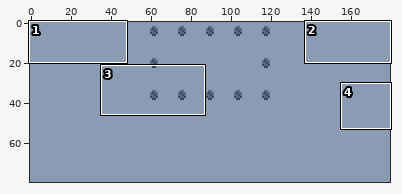
Sprite sheet, stored at assets/ui/buttons-bg.png. Above: a wide view before the commit, with the close-up outlined.
Close-up. The starting point:
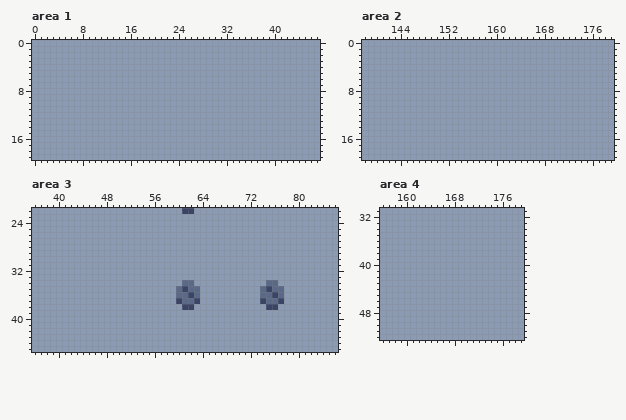
The file is 180x80 pixels. Shown: area 1: x 0..47, y 0..19; area 2: x 138..179, y 0..19; area 3: x 36..86, y 22..45; area 4: x 156..179, y 31..52. The commit also changed other parts of the picture, which this record leaves out.
And afterwards:
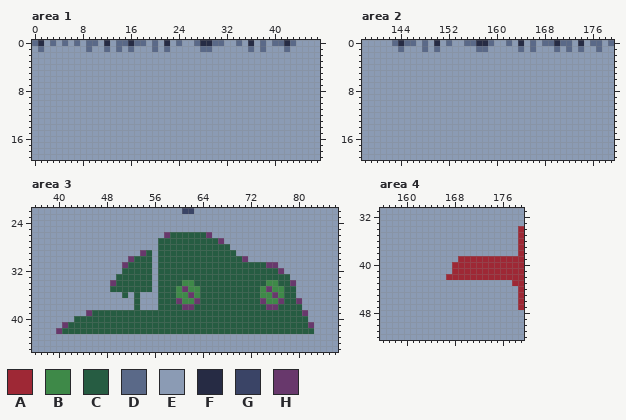
Palette (. is transparent): A #9e2835  B #3e8948  C #265c42  D #5a6988  E #8b9bb4  F #262b44  G #3a4466  H #68386c
The exact change:
Area 1:
y 0: x 0..1 EE -> DF; x 3 E -> D; x 5 E -> D; x 7 E -> D; x 9..10 EE -> DD; x 12 E -> F; x 14..18 EEEEE -> DDFDD; x 20 E -> D; x 22 E -> F; x 24 E -> D; x 27..31 EEEEE -> DFFDD; x 34 E -> D; x 36 E -> F; x 38 E -> D; x 40..43 EEEE -> DDFD
y 1: x 1 E -> D; x 9 E -> D; x 12 E -> D; x 14 E -> D; x 16 E -> D; x 20 E -> D; x 22 E -> D; x 28..29 EE -> DD; x 36 E -> D; x 38 E -> D; x 42 E -> D
Area 2:
y 0: x 143..146 EEEE -> DFDD; x 148 E -> D; x 150 E -> F; x 152 E -> D; x 155..159 EEEEE -> DDFFD; x 162 E -> D; x 164 E -> F; x 166 E -> D; x 168..172 EEEEE -> DDFDD; x 174 E -> F; x 176..177 EE -> DD; x 179 E -> D
y 1: x 144 E -> D; x 148 E -> D; x 150 E -> D; x 157..158 EE -> DD; x 164 E -> D; x 166 E -> D; x 170 E -> D; x 172 E -> D; x 174 E -> D; x 177 E -> D
Area 3:
y 26: x 58..65 EEEEEEEE -> HCCCCCCH
y 27: x 57..67 EEEEEEEEEEE -> CCCCCCCCCCH
y 28: x 57..68 EEEEEEEEEEEE -> CCCCCCCCCCCC
y 29: x 54..55 EE -> HC; x 57..69 EEEEEEEEEEEEE -> CCCCCCCCCCCCC
y 30: x 52..55 EEEE -> HCCC; x 57..71 EEEEEEEEEEEEEEE -> CCCCCCCCCCCCCCH
y 31: x 51..55 EEEEE -> HCCCC; x 57..76 EEEEEEEEEEEEEEEEEEEE -> CCCCCCCCCCCCCCCCCCHH
y 32: x 51..55 EEEEE -> CCCCC; x 57..77 EEEEEEEEEEEEEEEEEEEEE -> CCCCCCCCCCCCCCCCCCCCH
y 33: x 50..55 EEEEEE -> CCCCCC; x 57..78 EEEEEEEEEEEEEEEEEEEEEE -> CCCCCCCCCCCCCCCCCCCCCC
y 34: x 49..55 EEEEEEE -> HCCCCCC; x 57..79 EEEEDDEEEEEEEEEEEEDDEEE -> CCCCBBCCCCCCCCCCCCBBCCH
y 35: x 49..55 EEEEEEE -> CCCCCCC; x 57..79 EEEDGDDEEEEEEEEEEDGDDEE -> CCCBHBBCCCCCCCCCCBHBBCC
y 36: x 51 E -> C; x 53 E -> C; x 57..79 EEEDDGDEEEEEEEEEEDDGDEE -> CCCBBHBCCCCCCCCCCBBHBCC
y 37: x 53 E -> C; x 57..80 EEEGDDGEEEEEEEEEEGDDGEEE -> CCCHBBHCCCCCCCCCCHBBHCCH
y 38: x 53 E -> C; x 57..80 EEEEGGEEEEEEEEEEEEGGEEEE -> CCCCHHCCCCCCCCCCCCHHCCCC
y 39: x 45..81 EEEEEEEEEEEEEEEEEEEEEEEEEEEEEEEEEEEEE -> HCCCCCCCCCCCCCCCCCCCCCCCCCCCCCCCCCCCH
y 40: x 43..81 EEEEEEEEEEEEEEEEEEEEEEEEEEEEEEEEEEEEEEE -> CCCCCCCCCCCCCCCCCCCCCCCCCCCCCCCCCCCCCCC
y 41: x 41..82 EEEEEEEEEEEEEEEEEEEEEEEEEEEEEEEEEEEEEEEEEE -> HCCCCCCCCCCCCCCCCCCCCCCCCCCCCCCCCCCCCCCCCH
y 42: x 40..82 EEEEEEEEEEEEEEEEEEEEEEEEEEEEEEEEEEEEEEEEEEE -> HCCCCCCCCCCCCCCCCCCCCCCCCCCCCCCCCCCCCCCCCCC
Area 4:
y 34..38: x 179 E -> A
y 39: x 169..179 EEEEEEEEEEE -> AAAAAAAAAAA
y 40..41: x 168..179 EEEEEEEEEEEE -> AAAAAAAAAAAA
y 42: x 167..179 EEEEEEEEEEEEE -> AAAAAAAAAAAAA
y 43: x 178..179 EE -> AA
y 44..47: x 179 E -> A
Where, in picture pixels (left, top, right, bottom), the same in both close-ups:
changed: (32, 40, 296, 52)
changed: (392, 40, 614, 52)
changed: (56, 232, 314, 334)
changed: (446, 226, 524, 310)
